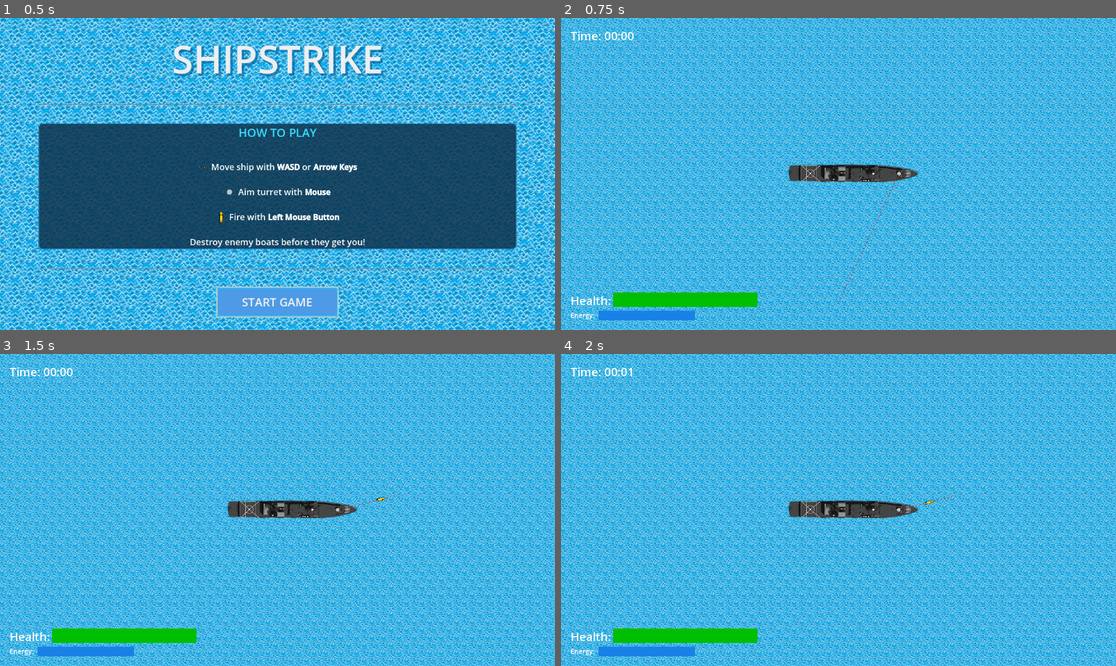
Above: before the commit, frames 1-4 (two rows, left to right).
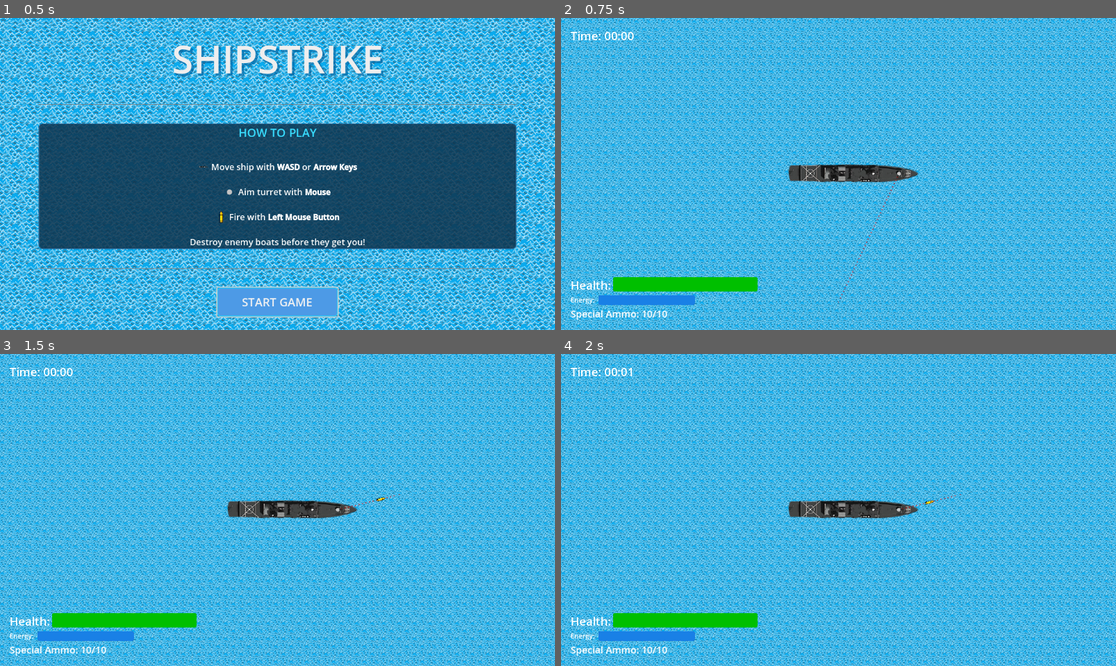
Above: after the commit, the same moments.

Repository: DevandraR/Indie-Gamejam-Devandra
Game: Godot game, scene res://scenes/Title_Screen.tscn
The game is run twice, just before and just after one commit, with the same random seed, the same clock (stepped at 60 frames per second) and the same inputs.
Inputs (mouse positions are in pixels of both pictures, inside the frame that each line leads up to):
- Up to frame 1 (0.5 s): no input
- Up to frame 2 (0.75 s): click "START GAME" at 0.5 s
- Up to frame 3 (1.5 s): tap Enter (ui_accept) at 1.25, 1.35 s; move the mouse to (399, 494) at 1.27 s; hold Right (ui_right) from 1.28 s (still down); click (399, 494) at 1.42 s
- Up to frame 4 (2 s): keep holding Right (ui_right); tap Enter (ui_accept) at 1.52, 1.82 s

Frame 1 is identical in both runs. In frame 2, 3.3% of the frame differs, in the area x 1-36%, y 83-97%; in frame 3, 3.3%; in frame 4, 3.3%.

Commit message:
[FEAT] implemented new projectile with different attribute with right mouse button

Diff:
--- a/scenes/HUD.tscn
+++ b/scenes/HUD.tscn
@@ -84,3 +84,11 @@
 theme_override_styles/fill = SubResource("StyleBoxFlat_energy_fill")
 value = 100.0
 show_percentage = false
+
+[node name="AmmoContainer" type="HBoxContainer" parent="MarginContainer/VBoxContainer"]
+layout_mode = 2
+
+[node name="AmmoLabel" type="Label" parent="MarginContainer/VBoxContainer/AmmoContainer"]
+layout_mode = 2
+theme_override_font_sizes/font_size = 20
+text = "Special Ammo : 10/10"
--- /dev/null
+++ b/scenes/SpecialBullet.tscn
@@ -0,0 +1,19 @@
+[gd_scene load_steps=4 format=3 uid="uid://bp0dspokxtgmi"]
+
+[ext_resource type="Script" path="res://scripts/special_bullet.gd" id="1_bs8c4"]
+[ext_resource type="Texture2D" uid="uid://qhy7sf3rdbnx" path="res://assets/enemy_bullet.png" id="1_whaip"]
+
+[sub_resource type="CircleShape2D" id="CircleShape2D_1ttnw"]
+radius = 66.0681
+
+[node name="SpecialBullet" type="Area2D"]
+script = ExtResource("1_bs8c4")
+
+[node name="Sprite2D" type="Sprite2D" parent="."]
+rotation = -0.787298
+scale = Vector2(0.8, 0.8)
+texture = ExtResource("1_whaip")
+
+[node name="CollisionShape2D" type="CollisionShape2D" parent="."]
+position = Vector2(-1, -4)
+shape = SubResource("CircleShape2D_1ttnw")
--- a/scripts/hud.gd
+++ b/scripts/hud.gd
@@ -3,10 +3,12 @@
 @onready var health_bar = $MarginContainer/VBoxContainer/HealthBarContainer/HealthBar
 @onready var energy_bar = $MarginContainer/VBoxContainer/EnergyBarContainer/EnergyBar
 @onready var timer_label = $MarginContainer/VBoxContainer/TimerLabel
+@onready var ammo_label = $MarginContainer/VBoxContainer/AmmoContainer/AmmoLabel
 
 func _ready():
 	update_health(100, 100)  # Initialize health bar at full
 	update_energy(100, 100)
+	update_ammo(10, 10)
 
 func _process(_delta):
 	update_timer()
@@ -40,6 +42,9 @@
 	else:
 		bar_style.bg_color = Color(0.1, 0.5, 0.9)  # Blue when high
 
+func update_ammo(current_ammo, max_ammo):
+	ammo_label.text = "Special Ammo: " + str(current_ammo) + "/" + str(max_ammo)
+
 func update_timer():
 	if has_node("/root/GameManager"):
 		timer_label.text = "Time: " + GameManager.format_time()
--- a/scripts/player_ship.gd
+++ b/scripts/player_ship.gd
@@ -120,6 +120,10 @@
 	if hud:
 		hud.update_health(current_health, max_health)
 		hud.update_energy(current_energy, max_energy)
+		# Update ammo display
+		var turret = get_node_or_null("Turret")
+		if turret:
+			hud.update_ammo(turret.get_special_ammo(), turret.get_max_special_ammo())
 
 # Add take_damage function
 func take_damage(amount):
--- /dev/null
+++ b/scripts/special_bullet.gd
@@ -0,0 +1,58 @@
+extends Area2D
+
+var velocity = Vector2.ZERO
+var target_position = Vector2.ZERO
+var speed = 600  # Lebih lambat dari bullet biasa
+var damage = 25  # Damage direct hit
+var splash_radius = 150  # Radius splash damage
+var splash_damage = 15  # Damage untuk area sekitar
+var shooter = null  # Referensi ke yang menembak
+
+func _ready():
+    connect("area_entered", Callable(self, "_on_area_entered"))
+
+func _process(delta):
+    # Move toward target
+    position += velocity * delta
+
+    # Update rotation to match movement direction
+    rotation = velocity.angle() + PI/2
+
+    # Check if we reached target position
+    if global_position.distance_to(target_position) < 15:
+        explode_with_splash()
+
+func explode_with_splash():
+    print("Special bullet exploded with splash damage!")
+
+    # Apply splash damage to all enemies in radius
+    var enemies = get_tree().get_nodes_in_group("enemies")
+    for enemy in enemies:
+        var distance = global_position.distance_to(enemy.global_position)
+        if distance <= splash_radius:
+            if enemy.has_method("take_damage"):
+                # Damage berkurang seiring jarak
+                var damage_multiplier = 1.0 - (distance / splash_radius)
+                var final_damage = int(splash_damage * damage_multiplier)
+                enemy.take_damage(final_damage)
+                print("Splash damage: " + str(final_damage) + " to enemy at distance " + str(distance))
+
+    # TODO: Tambahkan efek visual explosion di sini
+    queue_free()
+
+func _on_area_entered(area):
+	# IGNORE shooter - jangan mengenai yang menembak
+    if area == shooter:
+        return
+
+    # Handle direct hit
+    if area.is_in_group("enemies"):
+        print("Special bullet direct hit!")
+        if area.has_method("take_damage"):
+            area.take_damage(damage)
+        explode_with_splash()
+    elif area.is_in_group("player"):
+        print("Special bullet hit player!")
+        if area.has_method("take_damage"):
+            area.take_damage(damage)
+        explode_with_splash()
--- a/scripts/turret_movement.gd
+++ b/scripts/turret_movement.gd
@@ -2,19 +2,30 @@
 
 @onready var turret_barrel = $TurretBarrel
 @onready var bullet_scene = $Bullet  # Reference to the bullet scene for duplication
+var special_bullet_scene = preload("res://scenes/SpecialBullet.tscn")  # Special bullet
 
 # Line properties
 var draw_aim_line = true
 var dot_spacing = 15
 var dot_size = 3
 var line_color = Color(1, 0, 0, 0.5)  # Semi-transparent red
+var special_line_color = Color(1, 0.5, 0, 0.7)  # Orange for special bullets
 var max_distance = 1000  # Maximum line length
 
 # Shooting properties
 var can_shoot = true
+var can_shoot_special = true
 var shoot_cooldown = 0.5  # Time between shots
+var special_shoot_cooldown = 2.0  # Longer cooldown for special bullets
 var bullet_speed = 800    # How fast bullets travel
+var special_bullet_speed = 600
 var can_fire_now = true   # Whether currently pointing in a valid direction
+
+# Special ammo system
+var special_ammo = 10
+var max_special_ammo = 10
+var ammo_regen_time = 8.0  # Seconds to regenerate 1 special ammo
+var ammo_timer = 0.0
 
 # Target position for the bullet to reach
 var target_position = Vector2.ZERO
@@ -33,6 +44,14 @@
     set_process(true)
 
 func _process(delta):
+    # Regenerate special ammo over time
+    if special_ammo < max_special_ammo:
+        ammo_timer += delta
+        if ammo_timer >= ammo_regen_time:
+            ammo_timer = 0.0
+            special_ammo += 1
+            print("Special ammo regenerated: " + str(special_ammo) + "/" + str(max_special_ammo))
+
     # Get global mouse position
     var mouse_pos = get_global_mouse_position()
 
@@ -57,11 +76,15 @@
 
     # Check for shooting input
     if Input.is_action_just_pressed("ui_accept") or Input.is_mouse_button_pressed(MOUSE_BUTTON_LEFT):
-        if can_fire_now:
+        if can_fire_now and can_shoot:
             shoot()
         else:
             # Optionally: play a "can't shoot" sound or show a visual indication
             print("Cannot fire! Turret pointing at ship.")
+
+    elif Input.is_mouse_button_pressed(MOUSE_BUTTON_RIGHT):
+        if can_fire_now and can_shoot_special and special_ammo > 0:
+            shoot_special()
 
 # Check if the turret is pointing in a valid direction
 func check_firing_arc():
@@ -183,3 +206,37 @@
     if area.is_in_group("enemies"):
         print("Hit enemy!")
         explode_bullet(bullet)
+
+func shoot_special():
+    if not can_shoot_special or special_ammo <= 0:
+        return
+
+    # Use special ammo
+    special_ammo -= 1
+    print("Special shot fired! Ammo remaining: " + str(special_ammo))
+
+    var new_bullet = special_bullet_scene.instantiate()
+    get_tree().root.add_child(new_bullet)
+
+    var barrel_end = global_position + Vector2(turret_barrel.position.x, 0).rotated(rotation)
+    new_bullet.global_position = barrel_end
+
+    # SET SHOOTER REFERENCE
+    new_bullet.shooter = get_parent()  # Player ship sebagai shooter
+
+    var direction = (target_position - barrel_end).normalized()
+    new_bullet.velocity = direction * special_bullet_speed
+    new_bullet.rotation = direction.angle() + PI/2
+    new_bullet.target_position = target_position
+    new_bullet.speed = special_bullet_speed
+
+    can_shoot_special = false
+    await get_tree().create_timer(special_shoot_cooldown).timeout
+    can_shoot_special = true
+
+# Get special ammo info for HUD
+func get_special_ammo():
+    return special_ammo
+
+func get_max_special_ammo():
+    return max_special_ammo
